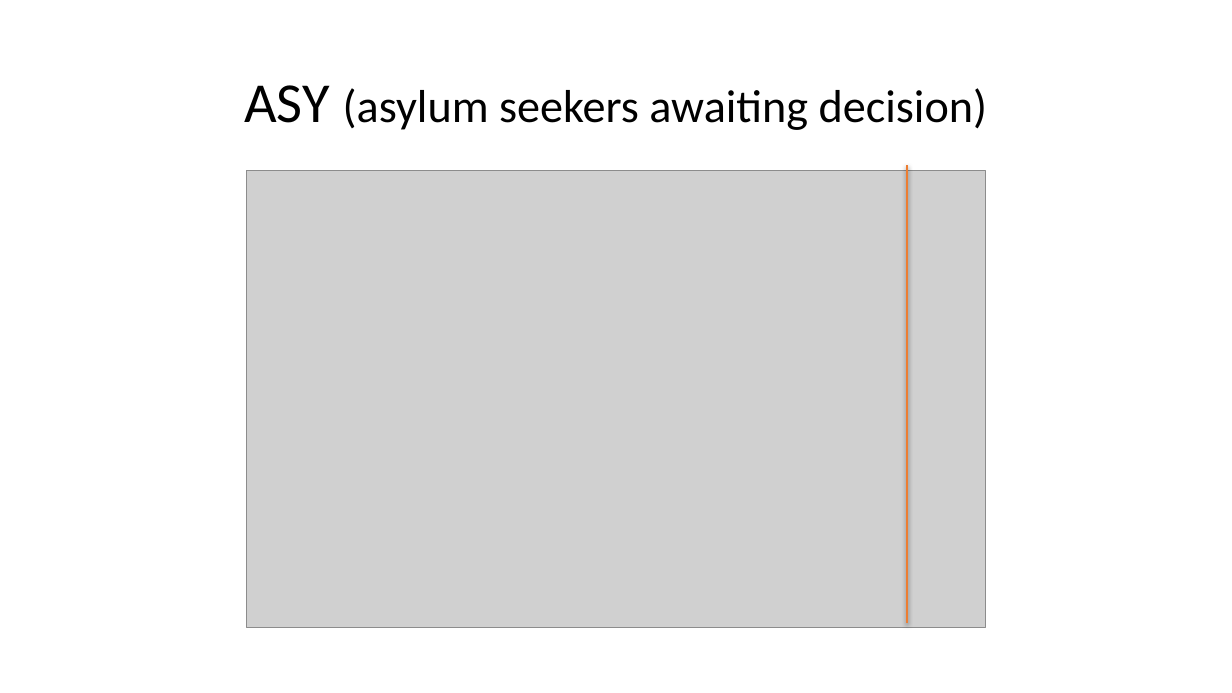
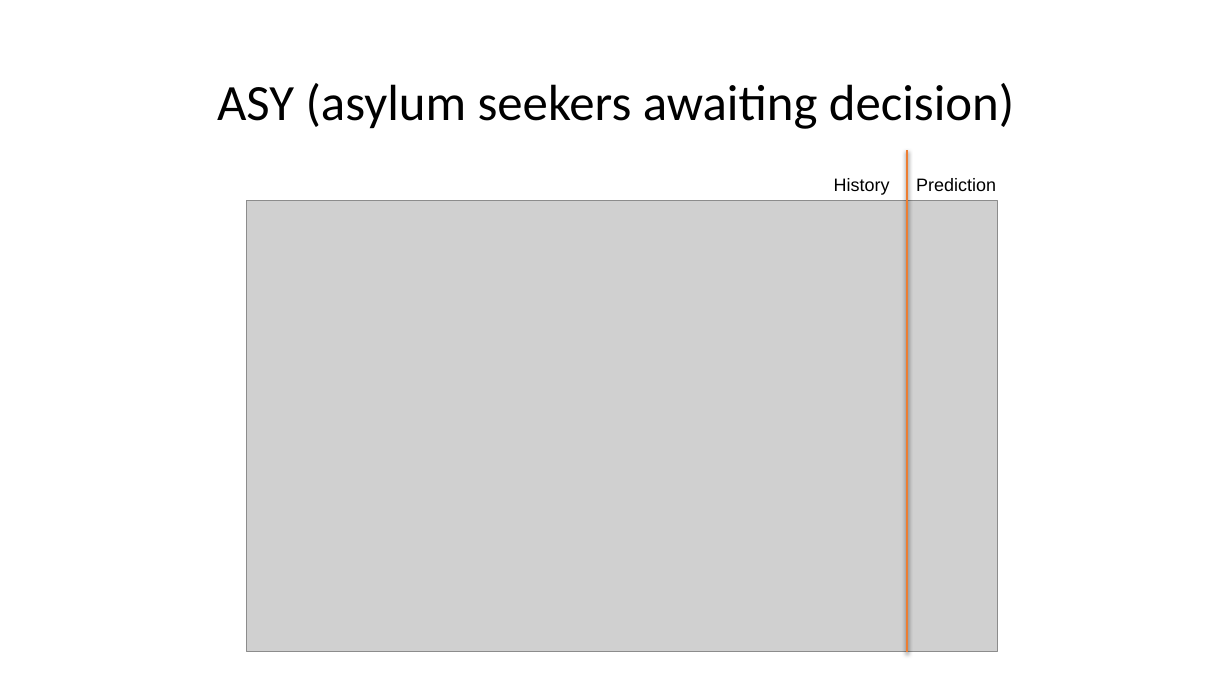
Before and after one commit to MohammedElagha/FIT-2021-IUG, a slide deck: slide 20 of Presentation/UNICC Global Hackathon - 25 Mar Presentation.pptx. Drawn at 1232x693 pixels with LibreOffice and Linux fonts; fonts in the diff are those of the drawing; grey boxes stand for pictures. Boxes give left, top, right and bottom in pixels: in the first picture for what was removed or moved away, otherwise in the second. Text is boxed around its words. In the diff, an @@ line names an element or a change of style, - is before the commit and + after.

```diff
--- a/Presentation/UNICC Global Hackathon - 25 Mar Presentation.pptx
+++ b/Presentation/UNICC Global Hackathon - 25 Mar Presentation.pptx
@@ title "ASY (asylum seekers awaiting decision)" at (217, 83, 1014, 129): size 44 to 39.6 pt in "ASY"; size 36 to 39.6 pt @@
@@ text added at (834, 178, 890, 195), 14 pt, text #000000 @@
+History
@@ line moved from (908, 623) - (908, 165) to (908, 653) - (908, 150) @@
@@ text added at (916, 178, 996, 191), 14 pt, text #000000 @@
+Prediction
@@ picture: place and size @@
-picture at (247, 171, 985, 628)
+picture at (247, 200, 997, 652)
```
Also in this commit, not shown: 6 other slides changed, 4 slides added, 2 slides removed, 1 other file.
